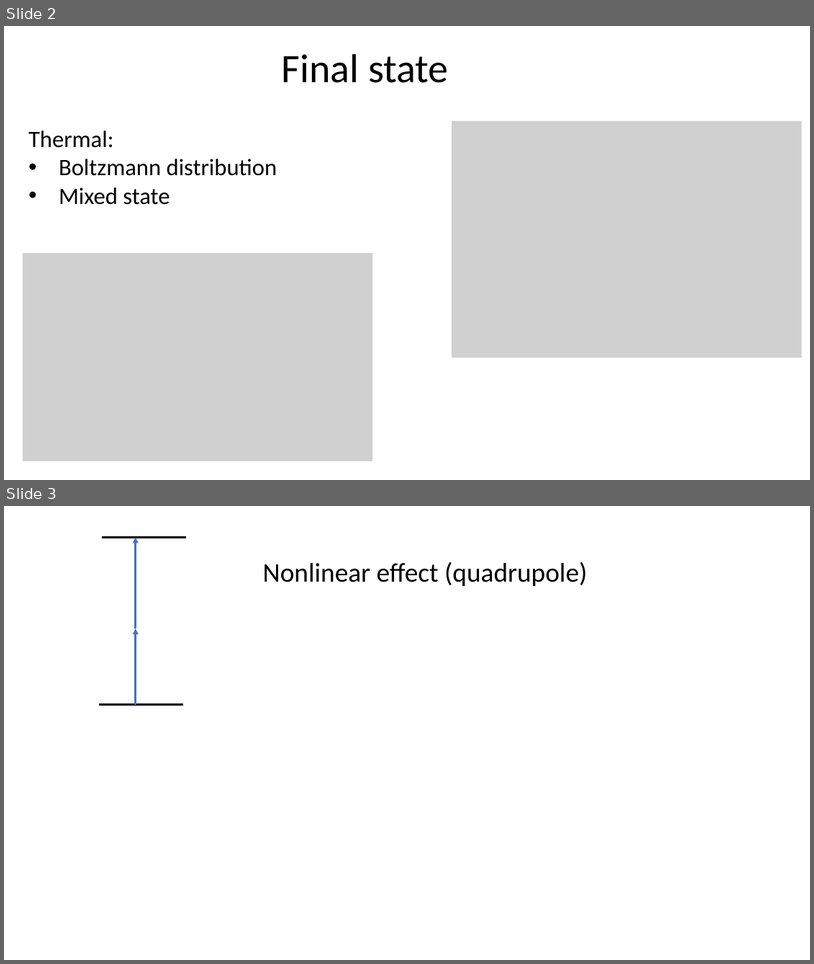
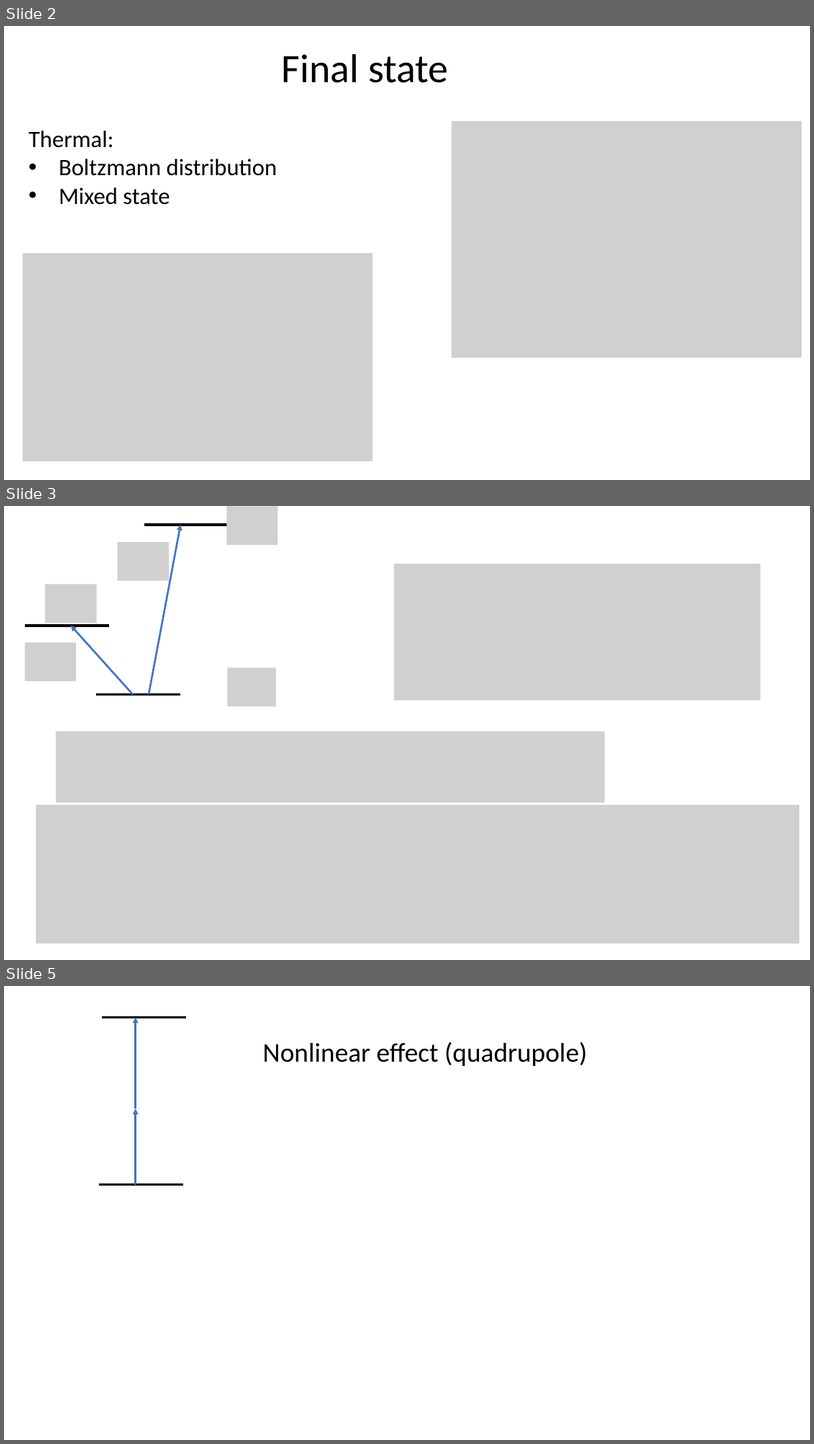
Before and after one commit to youjieyu888/circular-waveguide, a slide deck: 3-level.pptx. Shown one above the other, each under a label of ours: slides 2 and 3 before the commit, slides 2, 3 and 5 after it; the slides between them are not shown. The pictures are 814x964 and 814x1444 pixels, drawn with LibreOffice and Linux fonts; fonts in the diff are those of the drawing; grey boxes stand for pictures. Boxes give left, top, right and bottom in pixels: in the first picture for what was removed or moved away, otherwise in the second. Text is boxed around its words. In the diff, an @@ line names an element or a change of style, - is before the commit and + after.

```diff
--- a/3-level.pptx
+++ b/3-level.pptx
@@ slide 3 added at bbox=[4, 506, 810, 960], background #FFFFFF @@
@@ line added from (144, 525) to (229, 525), #000000 3 pt @@
@@ arrow added from (149, 694) to (180, 525), #4472C4 2.25 pt @@
@@ picture added at bbox=[226, 506, 278, 545] @@
@@ picture added at bbox=[118, 542, 169, 581] @@
@@ picture added at bbox=[394, 564, 761, 700] @@
@@ picture added at bbox=[45, 584, 97, 623] @@
@@ line added from (25, 626) to (109, 626), #000000 3 pt @@
@@ arrow added from (133, 694) to (71, 626), #4472C4 2.25 pt @@
@@ picture added at bbox=[25, 643, 76, 682] @@
@@ picture added at bbox=[227, 667, 276, 706] @@
@@ line added from (97, 694) to (180, 694), #000000 3 pt @@
@@ picture added at bbox=[56, 731, 605, 803] @@
@@ picture added at bbox=[36, 805, 800, 943] @@
@@ what was slide 3 is now slide 5 @@
```
Also in this commit, not shown: 1 slide changed, 1 other slide added, 2 slides removed, 1 other file.
